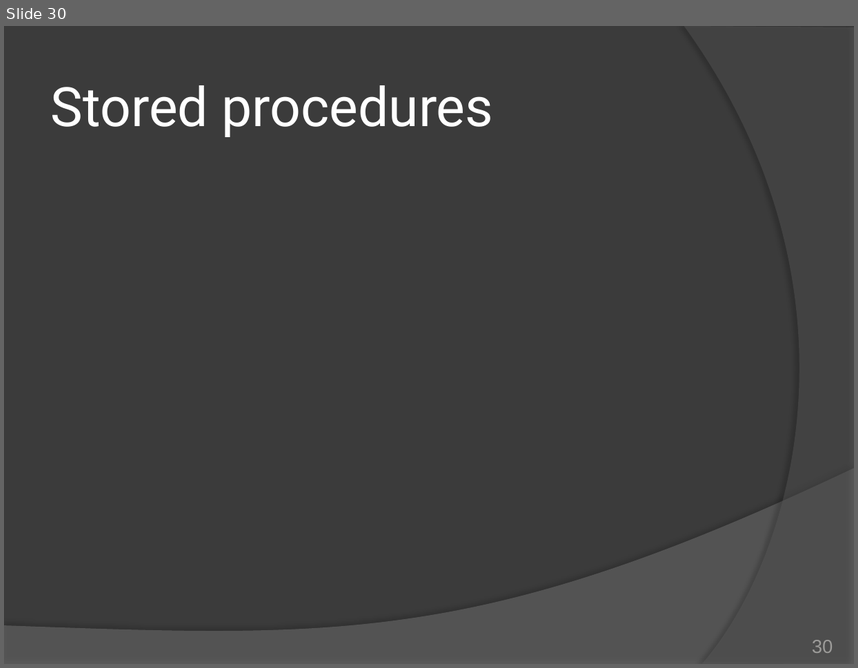
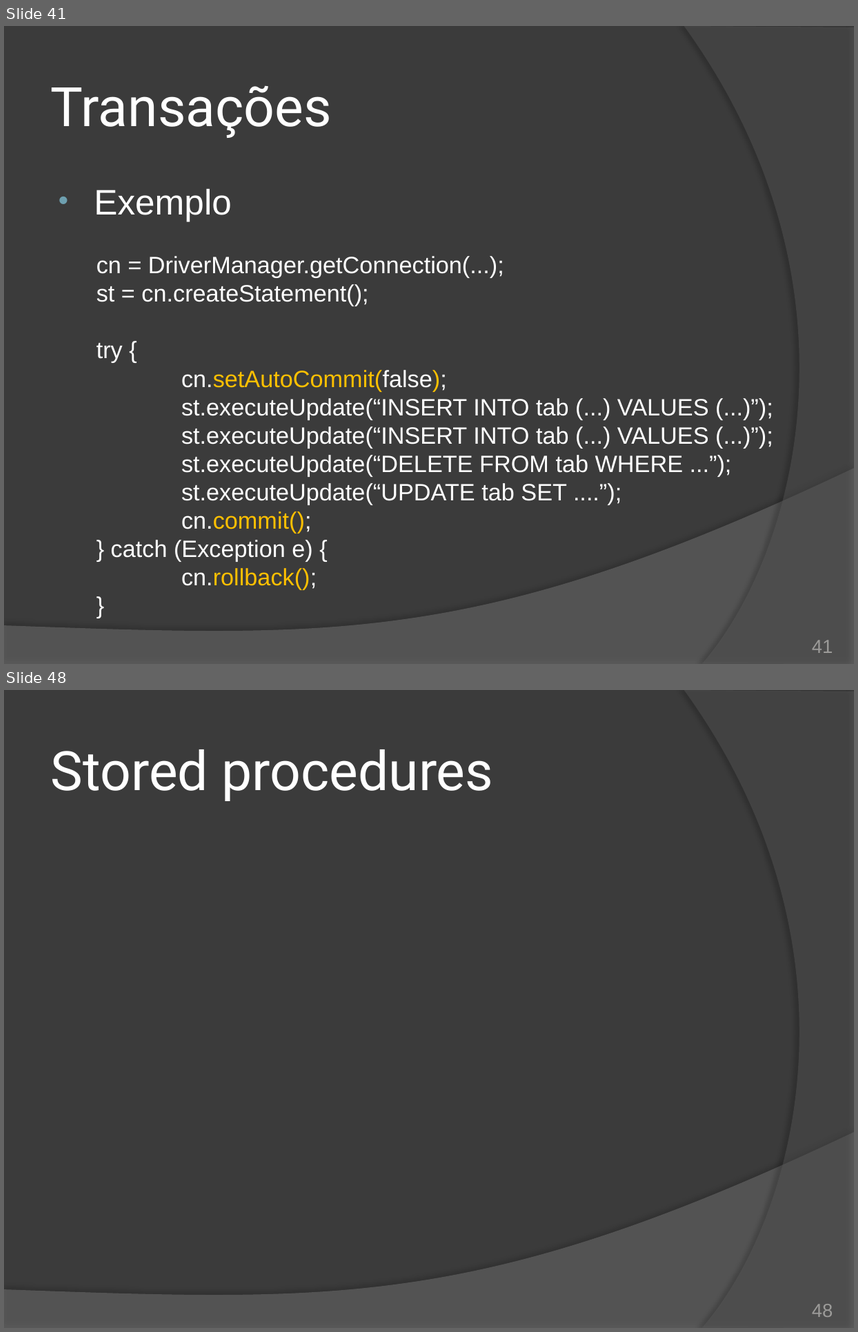
Before and after one commit to duchesqui/slzvieira-training, a slide deck: 2-Java-Programmer-Modulo-II/19.Capitulo11.pptx. Shown one above the other, each under a label of ours: slide 30 before the commit, slides 41 and 48 after it; the slides between them are not shown. The pictures are 858x668 and 858x1332 pixels, drawn with LibreOffice and Linux fonts; fonts in the diff are those of the drawing. Boxes give left, top, right and bottom in pixels: in the first picture for what was removed or moved away, otherwise in the second. Text is boxed around its words. In the diff, an @@ line names an element or a change of style, - is before the commit and + after.

Commit message:
JDBC: Transações e Consultas (ResultSet)

```diff
--- a/2-Java-Programmer-Modulo-II/19.Capitulo11.pptx
+++ b/2-Java-Programmer-Modulo-II/19.Capitulo11.pptx
@@ slide 41 added at <box>4,26,854,664</box>, background #3B3B3B; not listed: 2 template elements that a slide beside it also shows @@
@@ title added at <box>51,85,332,138</box>, 46 pt, text #FFFFFF @@
+Transações
@@ text added at <box>94,189,709,590</box>, 20 pt, text #FFFFFF @@
+• Exemplo
+cn = DriverManager.getConnection(...);
+st = cn.createStatement();
+try {
+cn.setAutoCommit(false);
+st.executeUpdate(“INSERT INTO tab (...) VALUES (...)”);
+st.executeUpdate(“INSERT INTO tab (...) VALUES (...)”);
+st.executeUpdate(“DELETE FROM tab WHERE ...”);
+st.executeUpdate(“UPDATE tab SET ....”);
+cn.commit();
+} catch (Exception e) {
+cn.rollback();
+}
@@ page number added at <box>812,639,833,653</box>, 16 pt, text #9D9B9A @@
+41
@@ what was slide 30 is now slide 48 @@
@@ page number at <box>812,1303,833,1317</box>: text changed @@
-30
+48
```
Also in this commit, not shown: 12 slides changed, 19 other slides added, 2 slides removed, 2 other files.
